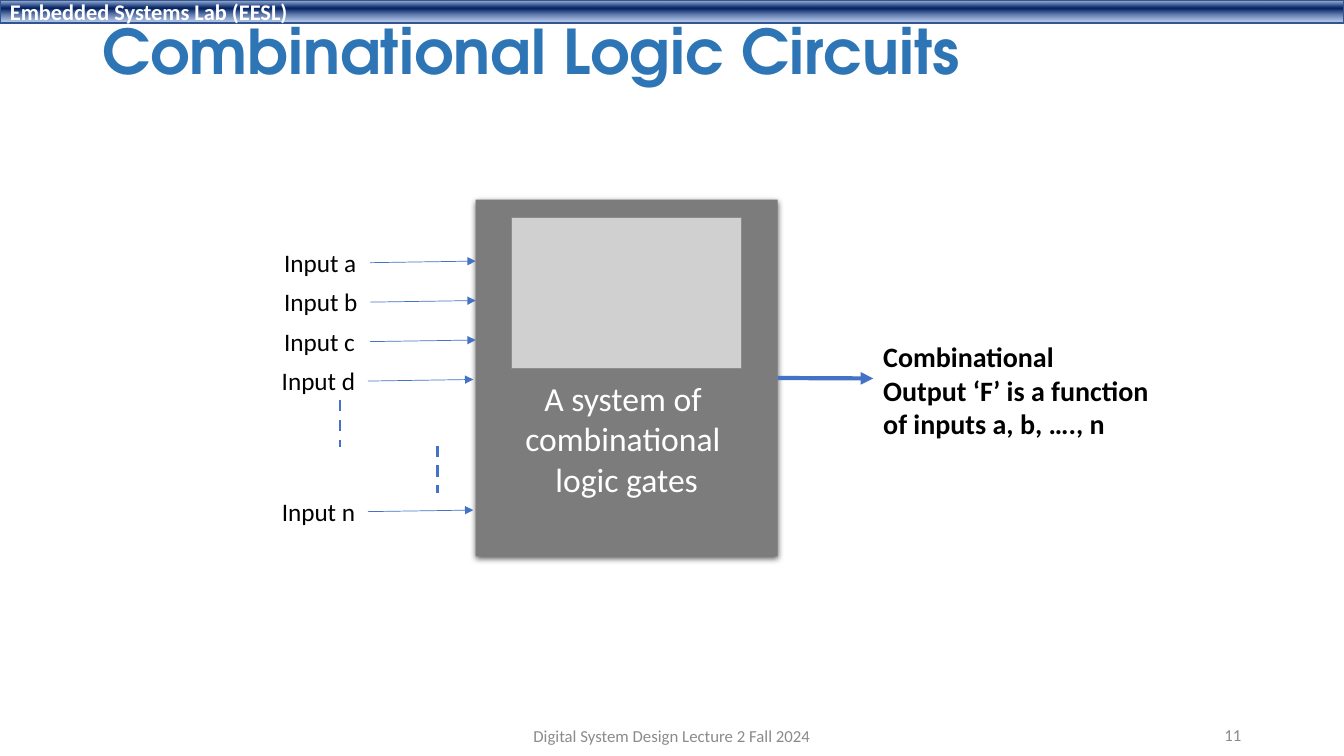
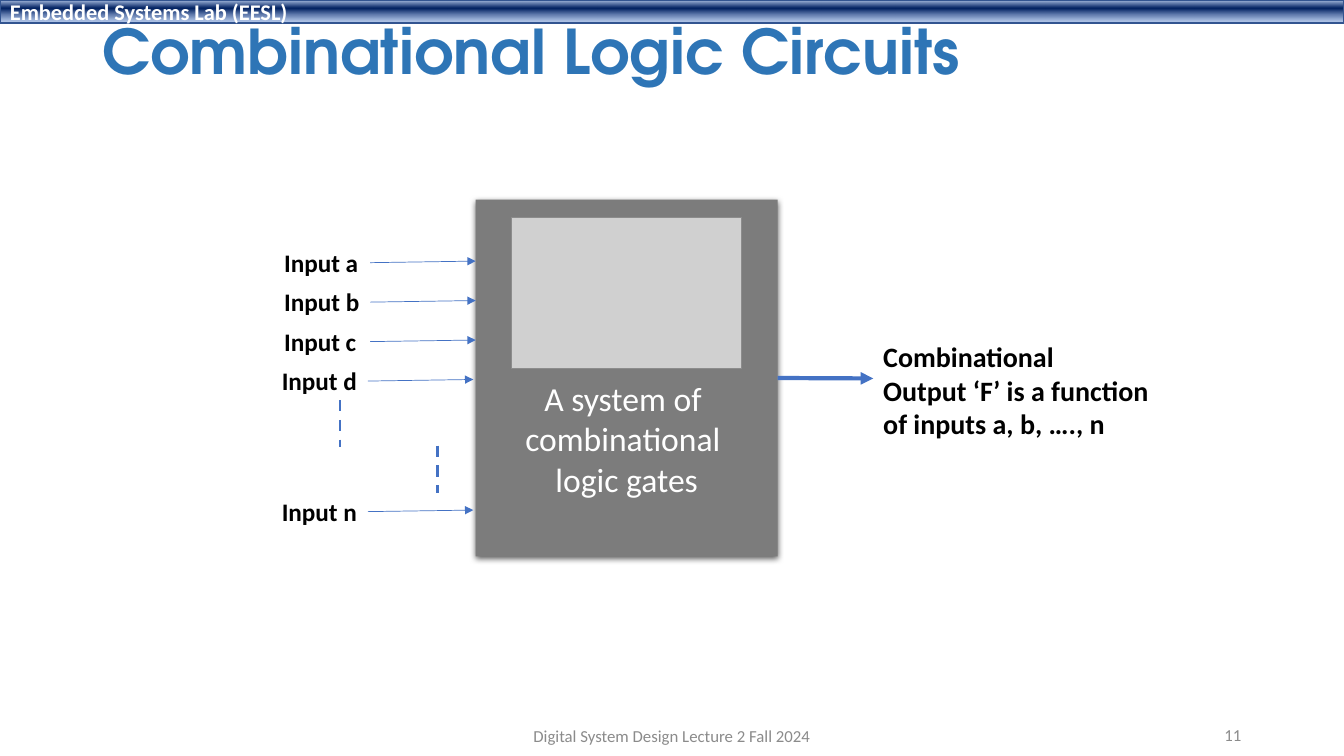
Before and after one commit to shahidmasud/ShahidMasud.github.io, a slide deck: slide 11 of DSD_Lec2_Fall2024.ppsx. Drawn at 1344x756 pixels with LibreOffice and Linux fonts; fonts in the diff are those of the drawing; grey boxes stand for pictures; background and template pictures are left out. Boxes give left, top, right and bottom in pixels: in the first picture for what was removed or moved away, otherwise in the second. Text is boxed around its words. In the diff, an @@ line names an element or a change of style, - is before the commit and + after.

```diff
--- a/DSD_Lec2_Fall2024.ppsx
+++ b/DSD_Lec2_Fall2024.ppsx
@@ bold on in 5 elements at <box>282,504,357,525</box>, <box>284,293,360,315</box>, <box>282,372,357,394</box>, <box>284,255,358,276</box>, <box>284,334,357,355</box> @@
```
Also in this commit, not shown: 5 other slides changed, 1 other file.
